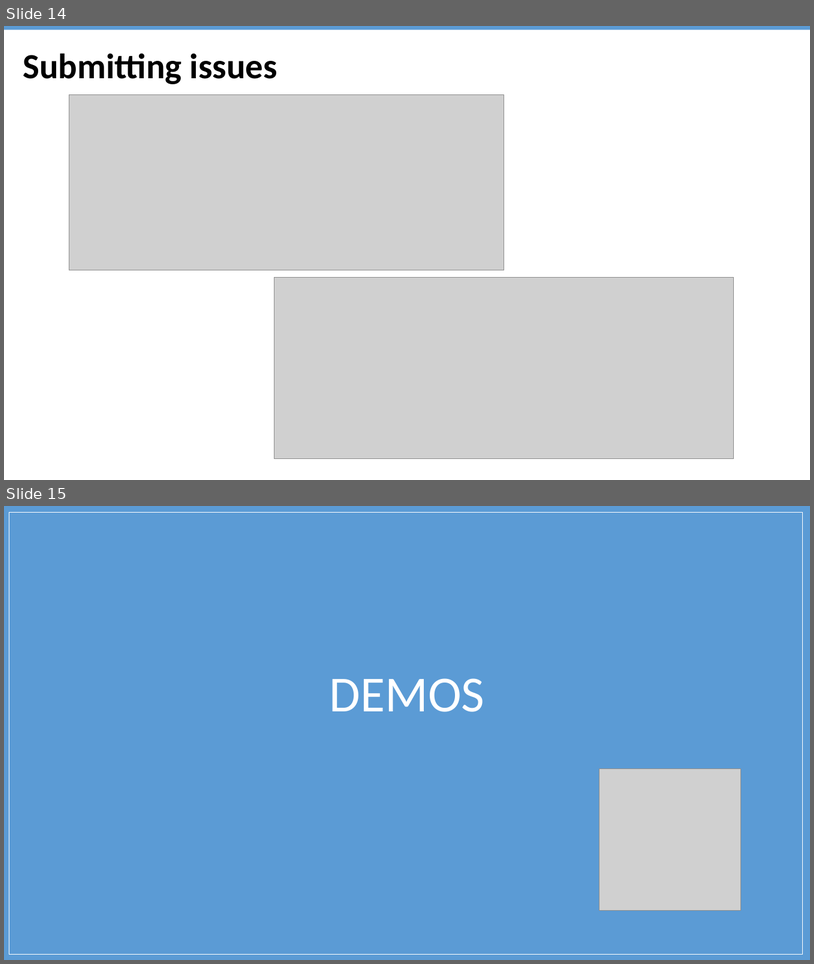
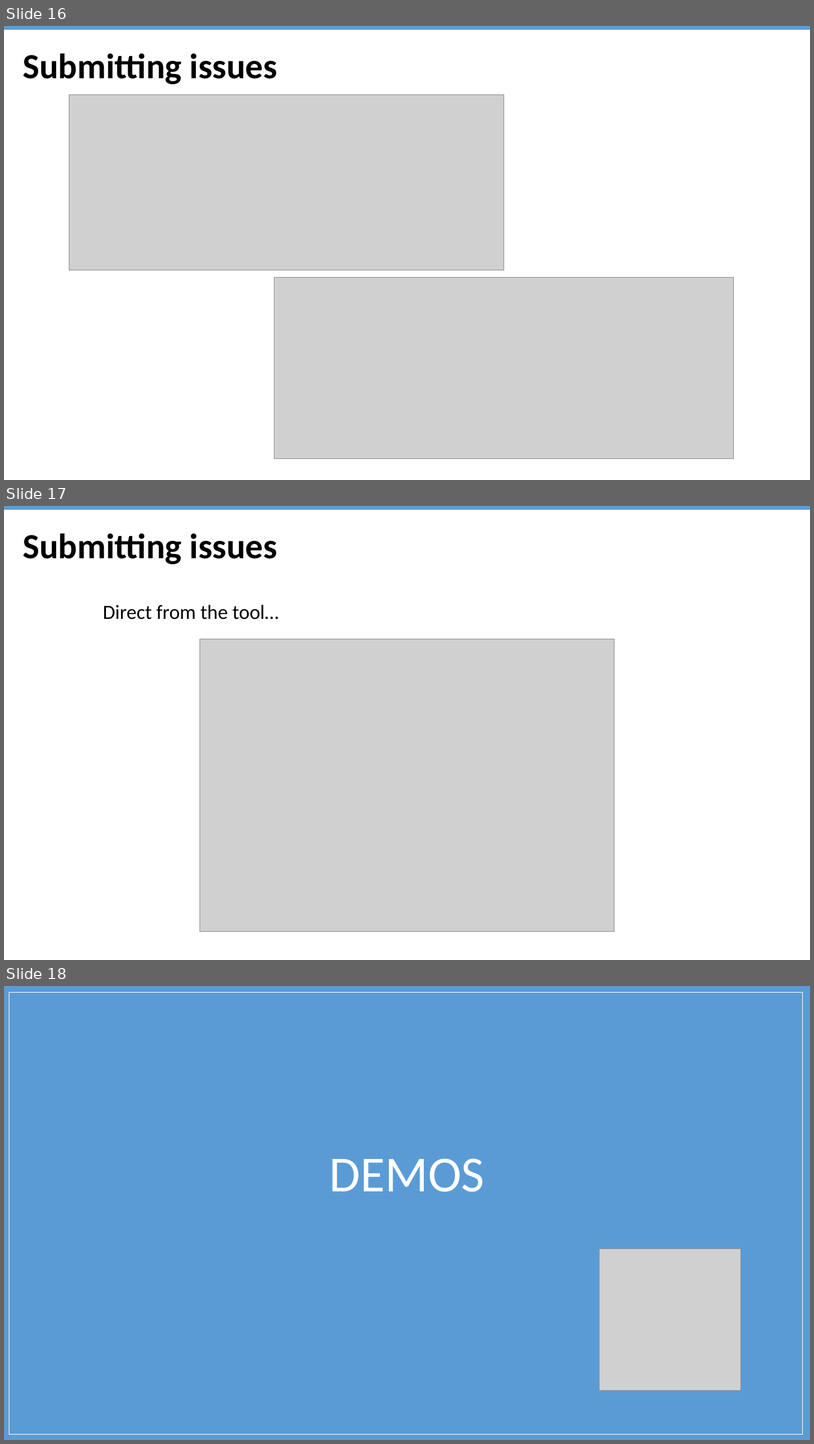
Before and after one commit to Epivaral/Sessions, a slide deck: Azure Data Studio/Getting Started ADS.pptx. Shown one above the other, each under a label of ours: slides 14 and 15 before the commit, slides 16, 17 and 18 after it. The pictures are 814x964 and 814x1444 pixels, drawn with LibreOffice and Linux fonts; fonts in the diff are those of the drawing; grey boxes stand for pictures. Boxes give left, top, right and bottom in pixels: in the first picture for what was removed or moved away, otherwise in the second. Text is boxed around its words. In the diff, an @@ line names an element or a change of style, - is before the commit and + after.

```diff
--- a/Azure Data Studio/Getting Started ADS.pptx
+++ b/Azure Data Studio/Getting Started ADS.pptx
@@ slide 17 added at (4, 506, 810, 960), background #FFFFFF @@
@@ rectangle added at (4, 506, 810, 510), fill #5B9BD5 @@
@@ title added at (23, 533, 278, 564), 42 pt, text #000000, bold @@
+Submitting issues
@@ text added at (103, 604, 279, 619), 24 pt, text #000000 @@
+Direct from the tool…
@@ picture added at (200, 639, 614, 931) @@
@@ what was slide 14 is now slide 16 @@
@@ what was slide 15 is now slide 18 @@
```
Also in this commit, not shown: 6 slides changed, 2 other slides added, 5 other files.
